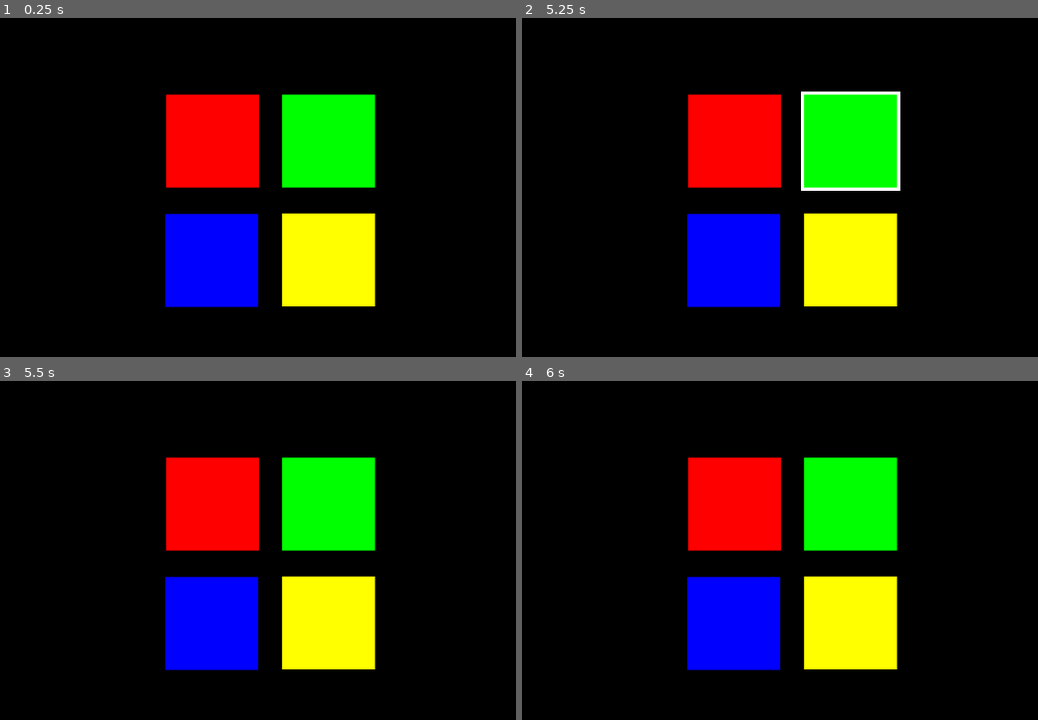
Above: before the commit, frames 1-4 (two rows, left to right).
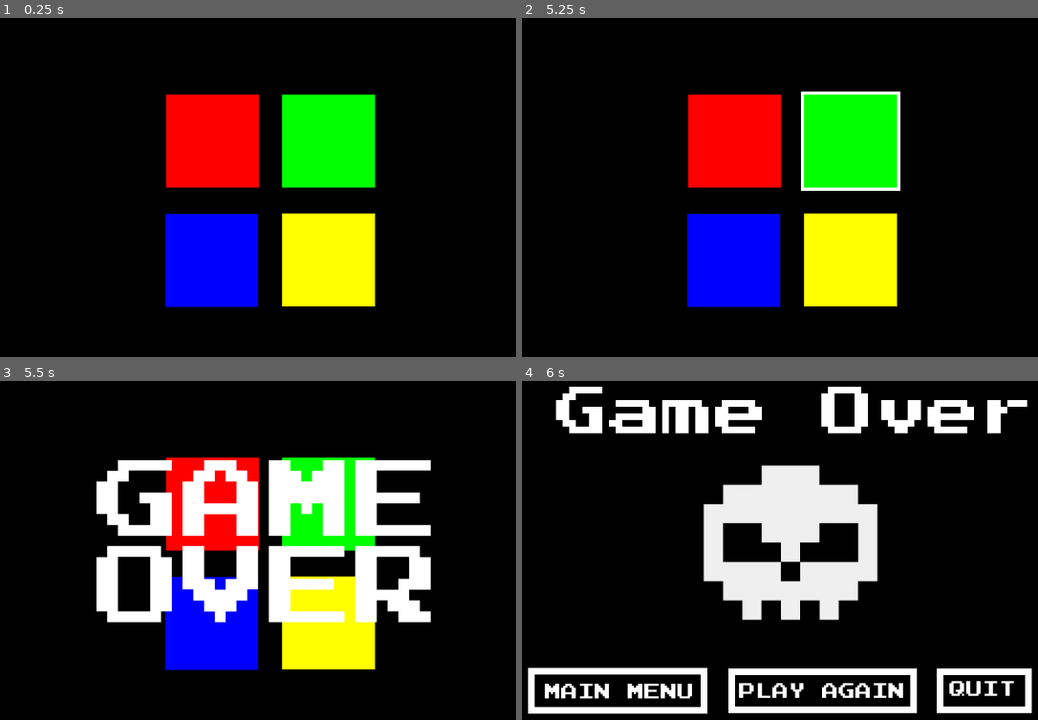
Above: after the commit, the same moments.

Repository: kwrightsk/game-jam-january-2026
Game: Godot game, scene res://Scenes/simon_says_level.tscn
Same seed, same stepped clock (60 frames per second), same inputs: the game is played once before the commit and once after it. This scene is started directly instead of the project's main scene.
Inputs (mouse positions are in pixels of both pictures, inside the frame that each line leads up to):
- Up to frame 1 (0.25 s): no input
- Up to frame 2 (5.25 s): tap Enter at 0.5, 2, 4.25 s; move the mouse to (733, 140) at 0.52 s; press the mouse at (733, 140) at 0.53 s; tap Space at 1.25, 3.5, 5 s; move the mouse to (852, 140) at 1.27 s; release the mouse at (852, 140) at 1.28 s; click (852, 140) at 1.35 s; move the mouse to (733, 262) at 2.02 s; press the mouse at (733, 262) at 2.03 s; move the mouse to (852, 258) at 2.77 s; release the mouse at (852, 258) at 2.78 s; click (852, 258) at 2.85 s; move the mouse to (1017, 245) at 3.52 s; press the mouse at (1017, 245) at 3.53 s; move the mouse to (558, 116) at 4.27 s; release the mouse at (558, 116) at 4.28 s; click (558, 116) at 4.35 s; move the mouse to (826, 180) at 5.02 s; press the mouse at (826, 180) at 5.03 s
- Up to frame 3 (5.5 s): no input
- Up to frame 4 (6 s): move the mouse to (676, 438) at 5.77 s; release the mouse at (676, 438) at 5.78 s; click (676, 438) at 5.85 s

Frames 1-2 are identical in both runs. In frame 3, 17% of the frame differs, in the area x 18-84%, y 23-72%; in frame 4, 35%, in the area x 1-99%, y 1-99%.

Commit message:
linked game start, game page, game over

Diff:
--- a/Scenes/simon_says_level.tscn
+++ b/Scenes/simon_says_level.tscn
@@ -6,9 +6,6 @@
 
 [node name="SimonSaysLevel" instance=ExtResource("1_er3jd")]
 script = ExtResource("2_3ww8m")
-
-[node name="Background" parent="." index="0"]
-layer = -1
 
 [node name="ColorRect" parent="Background" index="0"]
 z_index = -3
--- a/main_level.tscn
+++ b/main_level.tscn
@@ -1,11 +1,13 @@
-[gd_scene load_steps=2 format=3 uid="uid://0b3tynguqs3p"]
+[gd_scene load_steps=3 format=3 uid="uid://0b3tynguqs3p"]
 
-[ext_resource type="Script" path="res://Scenes/main_level.gd" id="1_jejdx"]
+[ext_resource type="Script" path="res://scripts/main_level.gd" id="1_jejdx"]
+[ext_resource type="FontFile" uid="uid://boafiido6lxpb" path="res://assets/PressStart2P.ttf" id="2_ne4eq"]
 
 [node name="MainLevel" type="Node2D"]
 script = ExtResource("1_jejdx")
 
 [node name="Background" type="CanvasLayer" parent="."]
+layer = -1
 
 [node name="ColorRect" type="ColorRect" parent="Background"]
 anchors_preset = 15
@@ -14,3 +16,13 @@
 grow_horizontal = 2
 grow_vertical = 2
 color = Color(0, 0, 0, 1)
+
+[node name="GameOverLabel" type="RichTextLabel" parent="."]
+visible = false
+offset_left = 318.0
+offset_top = 196.0
+offset_right = 1180.0
+offset_bottom = 592.0
+theme_override_fonts/normal_font = ExtResource("2_ne4eq")
+theme_override_font_sizes/normal_font_size = 130
+text = "GAME OVER"
--- a/Scenes/main_level.gd
+++ b/scripts/main_level.gd
@@ -6,7 +6,12 @@
 func _ready() -> void:
 	pass # Replace with function body.
 
-
 # Called every frame. 'delta' is the elapsed time since the previous frame.
 func _process(delta: float) -> void:
 	pass
+
+func game_over():
+	$GameOverLabel.visible = true
+	await get_tree().create_timer(0.5).timeout
+	$GameOverLabel.visible = false
+	get_tree().change_scene_to_file("res://game-over-screen.tscn")
--- a/scripts/simon_says_level.gd
+++ b/scripts/simon_says_level.gd
@@ -1,4 +1,4 @@
-extends Node2D
+extends "res://scripts/main_level.gd"
 
 @onready var PixelOne = $SimonSaysPixel
 @onready var PixelTwo = $SimonSaysPixel2
@@ -50,7 +50,7 @@
 
 func check_player_input(pixel: Pixel):
 	if pixel.number != pattern[pattern_pos]:
-		print ("fail") #will trigger game over
+		game_over()#will trigger game over
 	else:
 		pattern_pos += 1
 		if pattern_pos >= pattern.size():
Not shown: 1 places in Scenes/simon_says_level.tscn that only renumber resources
Not shown, changed: .DS_Store
